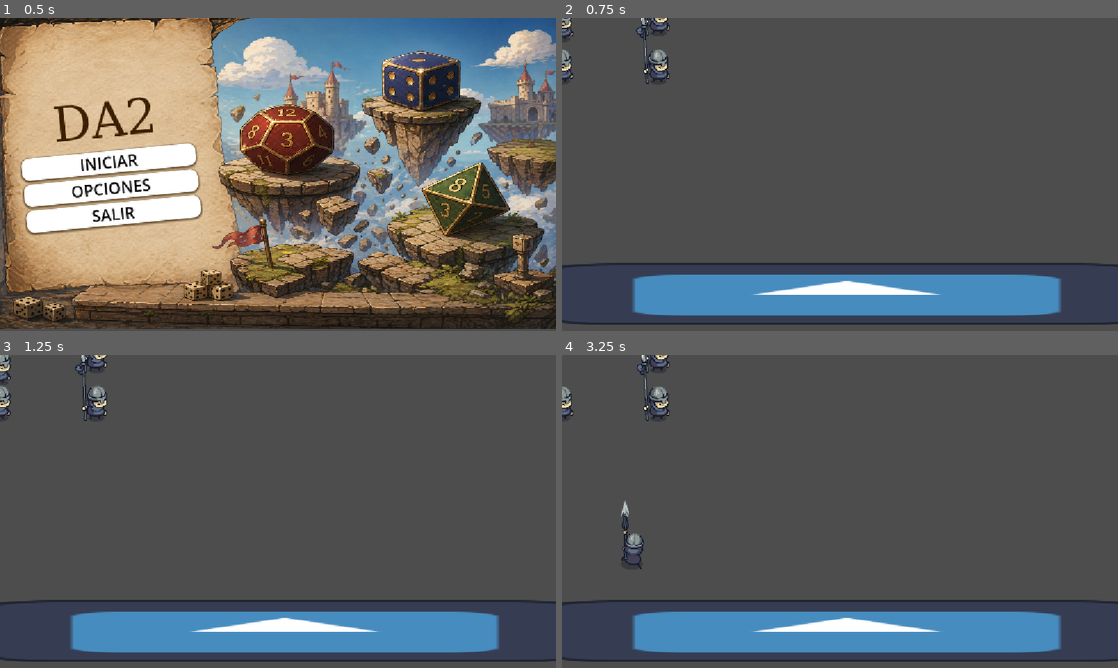
Above: before the commit, frames 1-4 (two rows, left to right).
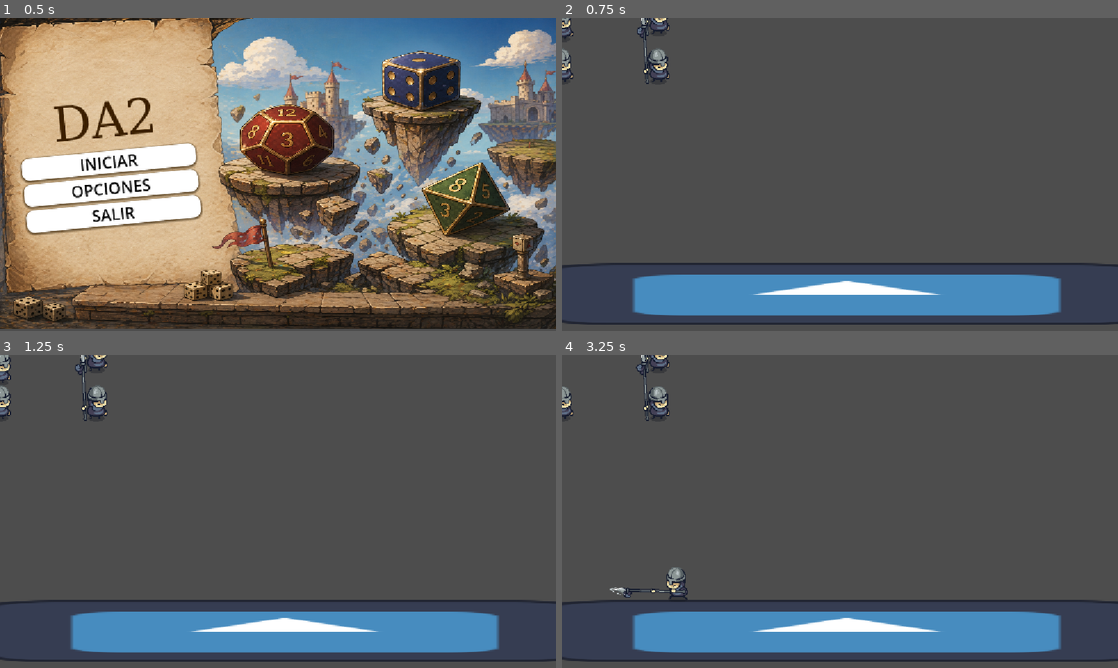
Above: after the commit, the same moments.

Repository: Pablo7776/Motores_Graficos
Game: Godot game, scene res://Escenas/menu_principal.tscn
Two runs of this game, one before a commit and one after it. Both use one fixed random seed, a clock stepped at 60 frames per second and the inputs below. The engine's default icon, where the game draws it, is replaced by a stand-in: a white triangle on a blue panel in a dark square.
Inputs (mouse positions are in pixels of both pictures, inside the frame that each line leads up to):
- Up to frame 1 (0.5 s): no input
- Up to frame 2 (0.75 s): click "INICIAR" at 0.5 s
- Up to frame 3 (1.25 s): no input
- Up to frame 4 (3.25 s): tap Enter (ui_accept) at 1.25, 1.52, 1.55, 1.82, 2.1, 2.27, 2.57, 3.05 s; move the mouse to (962, 495) at 1.27 s; hold Right (ui_right) 1.28-2.78 s; click (962, 495) at 1.35 s; move the mouse to (728, 527) at 2.02 s; click (728, 527) at 2.3 s; move the mouse to (895, 442) at 2.77 s; hold Left (ui_left) from 2.78 s (still down); click (895, 442) at 2.85 s

Frame 1 is identical in both runs. In frame 2, 0.2% of the frame differs, in the area x 0-20%, y 0-18%; in frame 3, 0.1%; in frame 4, 0.9%, in the area x 0-23%, y 0-79%.

Commit message:
estado Attack
solo con su animacion

Diff:
--- /dev/null
+++ b/da-2-zafarrancho/modulos/componentes/Hitbox.tscn
@@ -0,0 +1,13 @@
+[gd_scene format=3 uid="uid://6f6h65cunh3q"]
+
+[ext_resource type="Script" uid="uid://dygumxxokh8c5" path="res://modulos/componentes/hitbox.gd" id="1_y0wxo"]
+
+[sub_resource type="RectangleShape2D" id="RectangleShape2D_5tx3w"]
+size = Vector2(69, 20)
+
+[node name="Hitbox" type="Area2D" unique_id=1959214690]
+script = ExtResource("1_y0wxo")
+
+[node name="CollisionShape2D" type="CollisionShape2D" parent="." unique_id=1392509929]
+position = Vector2(24.5, 0)
+shape = SubResource("RectangleShape2D_5tx3w")
--- /dev/null
+++ b/da-2-zafarrancho/modulos/componentes/hitbox.gd
@@ -0,0 +1,8 @@
+extends Area2D
+
+@export var damage := 20
+
+func _on_body_entered(body):
+
+	if body.has_method("take_damage"):
+		body.get_node("Hurtbox").take_damage(damage)
--- /dev/null
+++ b/da-2-zafarrancho/modulos/componentes/hurtbox.gd
@@ -0,0 +1,8 @@
+extends Area2D
+
+@export var health_manager : Node
+
+func take_damage(amount):
+
+	if health_manager:
+		health_manager.take_damage(amount)
--- /dev/null
+++ b/da-2-zafarrancho/modulos/componentes/hurtbox.tscn
@@ -0,0 +1,13 @@
+[gd_scene format=3 uid="uid://k7me60pusy4k"]
+
+[ext_resource type="Script" uid="uid://degkskmlg8y51" path="res://modulos/componentes/hurtbox.gd" id="1_vqdxy"]
+
+[sub_resource type="RectangleShape2D" id="RectangleShape2D_xxvsp"]
+size = Vector2(45, 46)
+
+[node name="Hurtbox" type="Area2D" unique_id=788915030]
+script = ExtResource("1_vqdxy")
+
+[node name="CollisionShape2D" type="CollisionShape2D" parent="." unique_id=1677947524]
+position = Vector2(0, -1)
+shape = SubResource("RectangleShape2D_xxvsp")
--- a/da-2-zafarrancho/modulos/personajes/StateMachine/StateMachine.tscn
+++ b/da-2-zafarrancho/modulos/personajes/StateMachine/StateMachine.tscn
@@ -4,6 +4,7 @@
 [ext_resource type="Script" uid="uid://bk3qnycwcyv3v" path="res://modulos/personajes/StateMachine/idle_state.gd" id="2_eq471"]
 [ext_resource type="Script" uid="uid://bc1b84smgcyfk" path="res://modulos/personajes/StateMachine/run_state.gd" id="3_iqays"]
 [ext_resource type="Script" uid="uid://dxfujqk3jle7o" path="res://modulos/personajes/StateMachine/jump_state.gd" id="4_3guae"]
+[ext_resource type="Script" uid="uid://bdgxrhm7rllpf" path="res://modulos/personajes/StateMachine/attack_state.gd" id="5_gdue1"]
 [ext_resource type="Script" uid="uid://bgmupsgbayqec" path="res://modulos/personajes/StateMachine/fuera_de_turno.gd" id="5_gkfw2"]
 
 [node name="StateMachine" type="Node" unique_id=1018205208]
@@ -18,5 +19,8 @@
 [node name="JumpState" type="Node" parent="." unique_id=231567495]
 script = ExtResource("4_3guae")
 
+[node name="AttackState" type="Node" parent="." unique_id=253227672]
+script = ExtResource("5_gdue1")
+
 [node name="FueraDeTurno" type="Node" parent="." unique_id=1600971924]
 script = ExtResource("5_gkfw2")
--- /dev/null
+++ b/da-2-zafarrancho/modulos/personajes/StateMachine/attack_state.gd
@@ -0,0 +1,39 @@
+extends State
+
+var attacking = true
+
+func enter(player):
+
+	attacking = true
+
+	player.play_animation("Attack")
+
+	await player.anim.animation_finished
+
+	attacking = false
+
+
+func update(player, delta):
+
+	if attacking:
+		return
+
+	var direction = Input.get_axis("ui_left", "ui_right")
+
+	player.velocity.x = direction * player.SPEED
+
+	if direction != 0:
+		player.anim.flip_h = direction < 0
+
+	if player.is_on_floor():
+		if direction == 0:
+			player.state_machine.change_state(
+				player.state_machine.idle_state
+			)
+		else:
+			player.state_machine.change_state(
+				player.state_machine.run_state
+			)
+
+func exit(player):
+	pass
--- a/da-2-zafarrancho/modulos/personajes/StateMachine/idle_state.gd
+++ b/da-2-zafarrancho/modulos/personajes/StateMachine/idle_state.gd
@@ -4,16 +4,21 @@
 	player.play_animation("Idle")
 
 func update(player, delta):
+
 	var direction = Input.get_axis("ui_left", "ui_right")
-	# Esto te saca de tu turno
-	"""
-	if Input.is_action_just_pressed("ui_cancel"):
-		print("ando")
-		player.state_machine.change_state(player.state_machine.fuera_de_turno)
-	"""
+
 	if direction != 0:
-		player.state_machine.change_state(player.state_machine.run_state)
+		player.state_machine.change_state(
+			player.state_machine.run_state
+		)
 
 	if Input.is_action_just_pressed("ui_accept") and player.is_on_floor():
 		player.velocity.y = player.JUMP_VELOCITY
-		player.state_machine.change_state(player.state_machine.jump_state)
+		player.state_machine.change_state(
+			player.state_machine.jump_state
+		)
+
+	if Input.is_action_just_pressed("attack"):
+		player.state_machine.change_state(
+			player.state_machine.attack_state
+		)
--- a/da-2-zafarrancho/modulos/personajes/StateMachine/run_state.gd
+++ b/da-2-zafarrancho/modulos/personajes/StateMachine/run_state.gd
@@ -5,19 +5,36 @@
 	print("CORRER")
 
 func update(player, delta):
+
 	var direction = Input.get_axis("ui_left", "ui_right")
 
 	if direction == 0:
-		player.state_machine.change_state(player.state_machine.idle_state)
+		player.state_machine.change_state(
+			player.state_machine.idle_state
+		)
 		return
 
 	player.velocity.x = direction * player.SPEED
 	player.anim.flip_h = direction < 0
 
 	if Input.is_action_just_pressed("ui_accept") and player.is_on_floor():
+
 		player.velocity.y = player.JUMP_VELOCITY
-		player.state_machine.change_state(player.state_machine.jump_state)
+
+		player.state_machine.change_state(
+			player.state_machine.jump_state
+		)
+
 		return
 
-func  exit(player):
+	if Input.is_action_just_pressed("attack"):
+
+		player.state_machine.change_state(
+			player.state_machine.attack_state
+		)
+
+		return
+
+
+func exit(player):
 	player.velocity.x = 0
--- a/da-2-zafarrancho/modulos/personajes/StateMachine/state_machine.gd
+++ b/da-2-zafarrancho/modulos/personajes/StateMachine/state_machine.gd
@@ -6,6 +6,7 @@
 @onready var idle_state = $IdleState
 @onready var run_state = $RunState
 @onready var jump_state = $JumpState
+@onready var attack_state = $AttackState
 @onready var fuera_de_turno = $FueraDeTurno  #✨Armado en Clase
 
 func init(owner):
--- a/da-2-zafarrancho/modulos/personajes/personaje_base.tscn
+++ b/da-2-zafarrancho/modulos/personajes/personaje_base.tscn
@@ -2,16 +2,28 @@
 
 [ext_resource type="Texture2D" uid="uid://svv7cvakpgha" path="res://icon.svg" id="1_i15ls"]
 [ext_resource type="Script" uid="uid://c0uofwdfjv136" path="res://modulos/personajes/personaje_base.gd" id="1_wi8ml"]
+[ext_resource type="Texture2D" uid="uid://h5a8dflcw3v1" path="res://Recursos/Assets_Visuales/Personajes/Placeholders/Lancer/Lancer_Right_Attack.png" id="3_hhlp6"]
 [ext_resource type="Texture2D" uid="uid://bujcn4ih5eyly" path="res://Recursos/Assets_Visuales/Personajes/Placeholders/Lancer/Lancer_Idle.png" id="3_ypddg"]
 [ext_resource type="Texture2D" uid="uid://bwmjcg1ny2v07" path="res://Recursos/Assets_Visuales/Personajes/Placeholders/Lancer/Lancer_Up_Attack.png" id="4_kjutj"]
 [ext_resource type="Texture2D" uid="uid://deugiteevt02k" path="res://Recursos/Assets_Visuales/Personajes/Placeholders/Lancer/Lancer_Run.png" id="4_sed10"]
 [ext_resource type="PackedScene" uid="uid://cfrugvdsa3axp" path="res://modulos/personajes/StateMachine/StateMachine.tscn" id="6_hhlp6"]
 [ext_resource type="PackedScene" uid="uid://0jnxrsdc43aq" path="res://modulos/componentes/HealthManager.tscn" id="7_hhlp6"]
-[ext_resource type="Script" uid="uid://0ybyq556upi1" path="res://modulos/personajes/label.gd" id="8_6ayea"]
 
 [sub_resource type="RectangleShape2D" id="RectangleShape2D_i15ls"]
 size = Vector2(59.5, 74)
 
+[sub_resource type="AtlasTexture" id="AtlasTexture_r5k1u"]
+atlas = ExtResource("3_hhlp6")
+region = Rect2(0, 0, 320, 320)
+
+[sub_resource type="AtlasTexture" id="AtlasTexture_7j4yv"]
+atlas = ExtResource("3_hhlp6")
+region = Rect2(320, 0, 320, 320)
+
+[sub_resource type="AtlasTexture" id="AtlasTexture_fl3x6"]
+atlas = ExtResource("3_hhlp6")
+region = Rect2(640, 0, 320, 320)
+
 [sub_resource type="AtlasTexture" id="AtlasTexture_sed10"]
 atlas = ExtResource("3_ypddg")
 region = Rect2(0, 0, 320, 320)
@@ -98,6 +110,20 @@
 
 [sub_resource type="SpriteFrames" id="SpriteFrames_lt4l4"]
 animations = [{
+"frames": [{
+"duration": 1.0,
+"texture": SubResource("AtlasTexture_r5k1u")
+}, {
+"duration": 1.0,
+"texture": SubResource("AtlasTexture_7j4yv")
+}, {
+"duration": 1.0,
+"texture": SubResource("AtlasTexture_fl3x6")
+}],
+"loop": false,
+"name": &"Attack",
+"speed": 5.0
+}, {
 "frames": [{
 "duration": 1.0,
 "texture": SubResource("AtlasTexture_sed10")
@@ -178,7 +204,6 @@
 }]
 
 [node name="PersonajeBase" type="CharacterBody2D" unique_id=1880926583]
-position = Vector2(400, 400)
 script = ExtResource("1_wi8ml")
 
 [node name="Sprite2D" type="Sprite2D" parent="." unique_id=783236758]
@@ -191,12 +216,12 @@
 
 [node name="AnimatedSprite2D" type="AnimatedSprite2D" parent="." unique_id=1608774696]
 sprite_frames = SubResource("SpriteFrames_lt4l4")
-animation = &"Idle"
-frame_progress = 0.8083824
+animation = &"Run"
 
 [node name="StateMachine" parent="." unique_id=1018205208 instance=ExtResource("6_hhlp6")]
 
-
 [node name="Timer" type="Timer" parent="." unique_id=1657571321]
 
+[node name="HealthManager" parent="." unique_id=71149430 instance=ExtResource("7_hhlp6")]
+
 [connection signal="timeout" from="Timer" to="." method="_on_timer_timeout"]
--- a/da-2-zafarrancho/project.godot
+++ b/da-2-zafarrancho/project.godot
@@ -31,6 +31,14 @@
 
 project/assembly_name="Da2_zafarrancho"
 
+[input]
+
+attack={
+"deadzone": 0.2,
+"events": [Object(InputEventMouseButton,"resource_local_to_scene":false,"resource_name":"","device":-1,"window_id":0,"alt_pressed":false,"shift_pressed":false,"ctrl_pressed":false,"meta_pressed":false,"button_mask":1,"position":Vector2(202, 36),"global_position":Vector2(221, 132),"factor":1.0,"button_index":1,"canceled":false,"pressed":true,"double_click":false,"script":null)
+]
+}
+
 [physics]
 
 3d/physics_engine="Jolt Physics"
Not shown, added: da-2-zafarrancho/modulos/componentes/hitbox.gd.uid
Not shown, added: da-2-zafarrancho/modulos/componentes/hurtbox.gd.uid
Not shown, added: da-2-zafarrancho/modulos/personajes/StateMachine/attack_state.gd.uid
